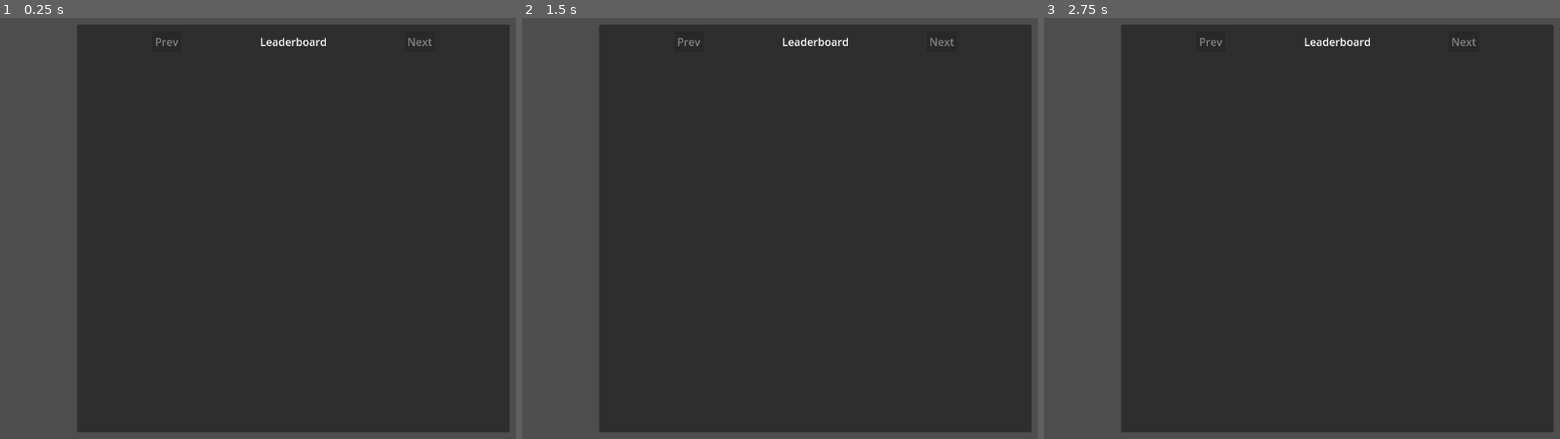
Above: before the commit, frames 1-3 (left to right).
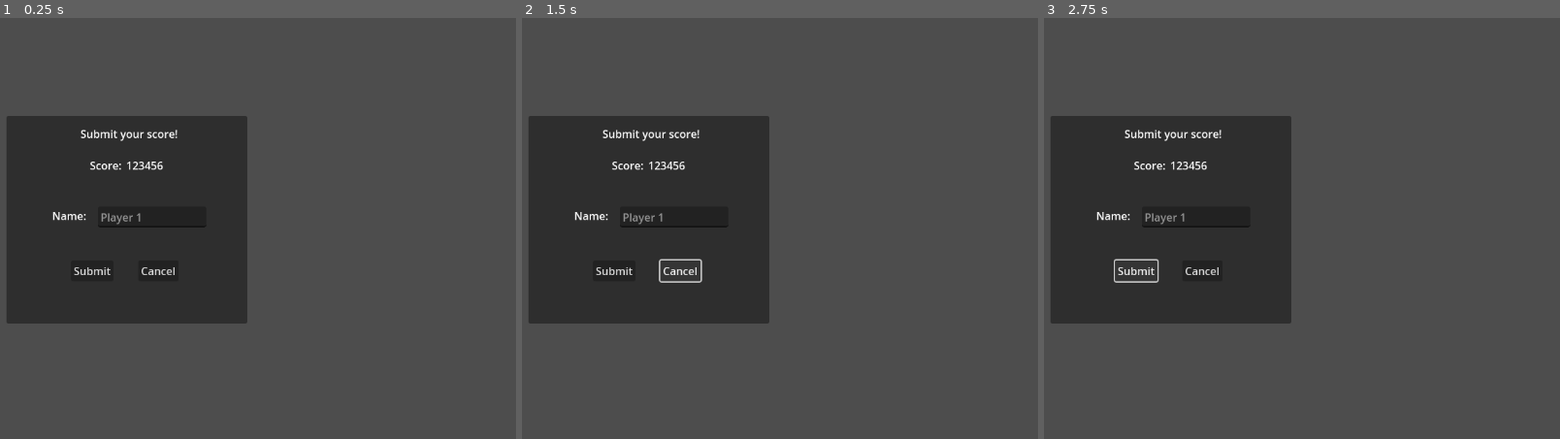
Above: after the commit, the same moments.

Repository: adrenallen/EasyLeaderboard-Godot
Game: Godot game, scene res://leaderboard/Leaderboard.tscn
Two runs of this game, one before a commit and one after it. Both use one fixed random seed, a clock stepped at 60 frames per second and the inputs below. The project has no main scene, so this scene is started directly.
Inputs (mouse positions are in pixels of both pictures, inside the frame that each line leads up to):
- Up to frame 1 (0.25 s): no input
- Up to frame 2 (1.5 s): click (614, 270) at 0.5 s, where only the run after the commit has a clickable "Submit"; click (681, 270) at 1.25 s, where only the run after the commit has a clickable "Cancel"
- Up to frame 3 (2.75 s): click (1136, 270) at 2 s, where only the run after the commit has a clickable "Submit"

The runs differ from the first frame. In frame 1, 72% of the frame differs, in the area x 1-99%, y 1-99%; in frame 2, 72%; in frame 3, 72%.
Error before the commit: Invalid type in function 'request' in base 'HTTPRequest'. Cannot convert argument 4 from int to String. (res://api/EasyLeaderboard.gd:40)
Error after the commit: Parse Error: Argument 1 of annotation "@export_node_path" isn't a constant expression. (res://leaderboard/LeaderboardScoreSubmitPanel.tscn::GDScript_8x26a:8)

Commit message:
tons of progress on submit!

Diff:
--- a/api/EasyLeaderboard.gd
+++ b/api/EasyLeaderboard.gd
@@ -2,7 +2,7 @@
 extends Node
 
 signal leaderboard_results_changed(results)
-signal leaderboard_score_submitted
+signal leaderboard_score_submitted(result)
 
 const DEFAULT_EASY_LEADERBOARD_URL = "https://lb.userdefined.io"
 const DEFAULT_GAME_NAME = "easy-leaderboard-example"
--- a/examples/SimpleButtonConnections.tscn
+++ b/examples/SimpleButtonConnections.tscn
@@ -51,7 +51,5 @@
 offset_bottom = 336.0
 text = "RETRIEVE"
 
-[connection signal="leaderboard_results_changed" from="EasyLeaderboard" to="." method="_on_easy_leaderboard_leaderboard_results_changed"]
-[connection signal="leaderboard_score_submitted" from="EasyLeaderboard" to="." method="_on_easy_leaderboard_leaderboard_score_submitted"]
 [connection signal="pressed" from="TestSubmitButton" to="." method="_on_test_submit_button_pressed"]
 [connection signal="pressed" from="TestRetrieveButton" to="." method="_on_test_retrieve_button_pressed"]
--- a/leaderboard/Leaderboard.tscn
+++ b/leaderboard/Leaderboard.tscn
@@ -6,25 +6,36 @@
 [sub_resource type="GDScript" id="GDScript_7ko77"]
 script/source = "extends Control
 
+
 @export var row_scene : PackedScene = preload(\"res://leaderboard/LeaderboardRow.tscn\")
-
-@export var page_size = 10
+@export var results_per_page = 10
 @export var current_page = 1
 @export var leaderboard_title = \"Leaderboard\"
 
 # Using same defaults as the API
+@export_group(\"EasyLeaderboard API settings\")
+
 @export var easy_leaderboard_url = EasyLeaderboard.DEFAULT_EASY_LEADERBOARD_URL
 @export var game_name = EasyLeaderboard.DEFAULT_GAME_NAME
 @export var sort_results_asc = EasyLeaderboard.DEFAULT_SORT_RESULTS_ASCENDING
+
+@export_group(\"Submit Score Modal\")
+@export var show_submit_modal : bool = false
+@export var submit_score : float = 0
+@export var submit_name : String
+@export var allow_cancel : bool = true
 
 @onready var results_container : GridContainer = $LeadboardPanel/ResultsGridContainer
 @onready var easy_leaderboard_api : EasyLeaderboard = $EasyLeaderboard
 @onready var prev_button : Button = $LeadboardPanel/HeaderGridContainer/PrevButtonContainer/PrevButton
 @onready var next_button : Button = $LeadboardPanel/HeaderGridContainer/NextButtonContainer/NextButton
 
+
 # Called when the node enters the scene tree for the first time.
 func _ready():
-	_refresh_results()
+	_handle_visible_panes()
+	if !show_submit_modal:
+		_refresh_results()
 	$LeadboardPanel/HeaderGridContainer/LeaderboardTitle.text = leaderboard_title
 
 
@@ -37,7 +48,7 @@
 	for child in results_container.get_children():
 		results_container.remove_child(child)
 
-	var row_number = page_size * (current_page - 1)
+	var row_number = results_per_page * (current_page - 1)
 	for result in results:
 		row_number = row_number + 1
 
@@ -49,7 +60,7 @@
 
 		results_container.add_child(row)
 
-	next_button.disabled = len(results) < page_size
+	next_button.disabled = len(results) < results_per_page
 	prev_button.disabled = current_page <= 1
 
 
@@ -70,11 +81,37 @@
 	prev_button.disabled = true
 
 	easy_leaderboard_api.current_page = current_page
-	easy_leaderboard_api.page_size = page_size
+	easy_leaderboard_api.page_size = results_per_page
 	easy_leaderboard_api.game_name = game_name
 	easy_leaderboard_api.sort_results_ascending = sort_results_asc
 
 	easy_leaderboard_api.get_leaderboard_results()
+
+# Handles showing the right pane (leaderboard or score submit)
+func _handle_visible_panes():
+	$LeadboardPanel.visible = !show_submit_modal
+	$LeaderboardScoreSubmitPanel.visible = show_submit_modal
+
+func _on_leaderboard_score_submit_panel_leaderboard_score_canceled():
+	show_submit_modal = false
+	_handle_visible_panes()
+	_refresh_results()
+
+
+func _on_leaderboard_score_submit_panel_leaderboard_score_submitted(result):
+	show_submit_modal = false
+	_handle_visible_panes()
+	# TODO - set the page to the right number based on result
+	_calculate_page_for_result(result)
+
+	_refresh_results()
+
+func _calculate_page_for_result(result):
+	var number_to_skip : int
+	if sort_results_asc:
+		number_to_skip = result.scoresLesser
+	else:
+		number_to_skip = result.scoresGreater
 
 "
 
@@ -82,15 +119,14 @@
 layout_mode = 3
 anchors_preset = 0
 script = SubResource("GDScript_7ko77")
+show_submit_modal = true
 
 [node name="EasyLeaderboard" parent="." instance=ExtResource("1_f4dny")]
 
 [node name="LeadboardPanel" type="Panel" parent="."]
 layout_mode = 0
-offset_left = 253.0
-offset_top = 14.0
-offset_right = 896.0
-offset_bottom = 621.0
+offset_right = 643.0
+offset_bottom = 607.0
 
 [node name="HeaderGridContainer" type="GridContainer" parent="LeadboardPanel"]
 layout_mode = 0
@@ -154,14 +190,16 @@
 offset_bottom = 601.0
 
 [node name="LeaderboardScoreSubmitPanel" parent="." instance=ExtResource("2_3bnnd")]
-visible = false
-layout_mode = 0
-offset_left = 0.0
-offset_top = 0.0
-offset_right = 358.0
-offset_bottom = 309.0
+layout_mode = 0
+offset_left = 148.0
+offset_top = 150.0
+offset_right = 506.0
+offset_bottom = 459.0
+easy_leaderboard_api_path = NodePath("../EasyLeaderboard")
 
 [connection signal="leaderboard_results_changed" from="EasyLeaderboard" to="." method="_on_easy_leaderboard_leaderboard_results_changed"]
 [connection signal="leaderboard_score_submitted" from="EasyLeaderboard" to="." method="_on_easy_leaderboard_leaderboard_score_submitted"]
 [connection signal="pressed" from="LeadboardPanel/HeaderGridContainer/PrevButtonContainer/PrevButton" to="." method="_on_prev_button_pressed"]
 [connection signal="pressed" from="LeadboardPanel/HeaderGridContainer/NextButtonContainer/NextButton" to="." method="_on_next_button_pressed"]
+[connection signal="leaderboard_score_canceled" from="LeaderboardScoreSubmitPanel" to="." method="_on_leaderboard_score_submit_panel_leaderboard_score_canceled"]
+[connection signal="leaderboard_score_submitted" from="LeaderboardScoreSubmitPanel" to="." method="_on_leaderboard_score_submit_panel_leaderboard_score_submitted"]
--- a/leaderboard/LeaderboardScoreSubmitPanel.tscn
+++ b/leaderboard/LeaderboardScoreSubmitPanel.tscn
@@ -5,19 +5,47 @@
 extends Panel
 
 signal leaderboard_score_submitted(result)
+signal leaderboard_score_canceled
 
 ## EasyLeaderboard API node
-@export
-var easy_leaderboard_api : Node
+@export_node_path(EasyLeaderboard, Node) var easy_leaderboard_api_path
+@export var score_name : String
+@export var score : float
+@export var score_metadata = {}
+@export var allow_cancel : bool = true
+
+@onready var easy_leaderboard_api  : EasyLeaderboard = get_node(easy_leaderboard_api_path)
 
 # Called when the node enters the scene tree for the first time.
 func _ready():
-	pass # Replace with function body.
+	if not (easy_leaderboard_api is EasyLeaderboard):
+		push_error(\"easy_leaderboard_api_path must point to a valid EasyLeaderboard node\")
+
+	# Add connection for score submit complete!
+	easy_leaderboard_api.leaderboard_score_submitted.connect(_on_easy_leaderboard_api_score_submitted)
+
+	$ScoreLabel/Value.text = str(score)
+
+	($NameLabel/Value as LineEdit).text = score_name
+
+	if !allow_cancel:
+		($GridContainer as GridContainer).columns = 1
+		$GridContainer/CancelContainer.visible = false
+	else:
+		($GridContainer as GridContainer).columns = 2
+		$GridContainer/CancelContainer.visible = true
 
 
-# Called every frame. 'delta' is the elapsed time since the previous frame.
-func _process(delta):
-	pass
+func _on_cancel_button_pressed():
+	leaderboard_score_canceled.emit()
+
+
+func _on_submit_button_pressed():
+	score_name = $NameLabel/Value.text
+	easy_leaderboard_api.submit_leaderboard_score(score_name, score, score_metadata)
+
+func _on_easy_leaderboard_api_score_submitted(result):
+	leaderboard_score_submitted.emit(result)
 "
 
 [node name="LeaderboardScoreSubmitPanel" type="Panel"]
@@ -28,6 +56,7 @@
 script = SubResource("GDScript_8x26a")
 
 [node name="SubmitScoreLabel" type="Label" parent="."]
+layout_mode = 0
 offset_left = 110.0
 offset_top = 15.0
 offset_right = 255.0
@@ -35,6 +64,7 @@
 text = "Submit your score!"
 
 [node name="ScoreLabel" type="Label" parent="."]
+layout_mode = 0
 offset_left = 124.0
 offset_top = 62.0
 offset_right = 172.0
@@ -42,12 +72,14 @@
 text = "Score:"
 
 [node name="Value" type="Label" parent="ScoreLabel"]
+layout_mode = 0
 offset_left = 54.0
 offset_right = 94.0
 offset_bottom = 23.0
 text = "123456"
 
 [node name="NameLabel" type="Label" parent="."]
+layout_mode = 0
 offset_left = 68.0
 offset_top = 137.0
 offset_right = 119.0
@@ -55,6 +87,7 @@
 text = "Name:"
 
 [node name="Value" type="LineEdit" parent="NameLabel"]
+layout_mode = 0
 offset_left = 68.0
 offset_top = -2.0
 offset_right = 229.0
@@ -65,32 +98,40 @@
 caret_blink = true
 
 [node name="GridContainer" type="GridContainer" parent="."]
+layout_mode = 0
 offset_left = 80.0
 offset_top = 215.0
 offset_right = 274.0
 offset_bottom = 268.0
 columns = 2
 
-[node name="CenterContainer" type="CenterContainer" parent="GridContainer"]
+[node name="SubmitContainer" type="CenterContainer" parent="GridContainer"]
+layout_mode = 2
 offset_right = 95.0
 offset_bottom = 31.0
 size_flags_horizontal = 3
 
-[node name="SubmitButton" type="Button" parent="GridContainer/CenterContainer"]
+[node name="SubmitButton" type="Button" parent="GridContainer/SubmitContainer"]
+layout_mode = 2
 offset_left = 16.0
 offset_right = 79.0
 offset_bottom = 31.0
 text = "Submit"
 
-[node name="CenterContainer2" type="CenterContainer" parent="GridContainer"]
+[node name="CancelContainer" type="CenterContainer" parent="GridContainer"]
+layout_mode = 2
 offset_left = 99.0
 offset_right = 194.0
 offset_bottom = 31.0
 size_flags_horizontal = 3
 
-[node name="CancelButton" type="Button" parent="GridContainer/CenterContainer2"]
+[node name="CancelButton" type="Button" parent="GridContainer/CancelContainer"]
+layout_mode = 2
 offset_left = 17.0
 offset_right = 77.0
 offset_bottom = 31.0
 text = "Cancel
 "
+
+[connection signal="pressed" from="GridContainer/SubmitContainer/SubmitButton" to="." method="_on_submit_button_pressed"]
+[connection signal="pressed" from="GridContainer/CancelContainer/CancelButton" to="." method="_on_cancel_button_pressed"]
